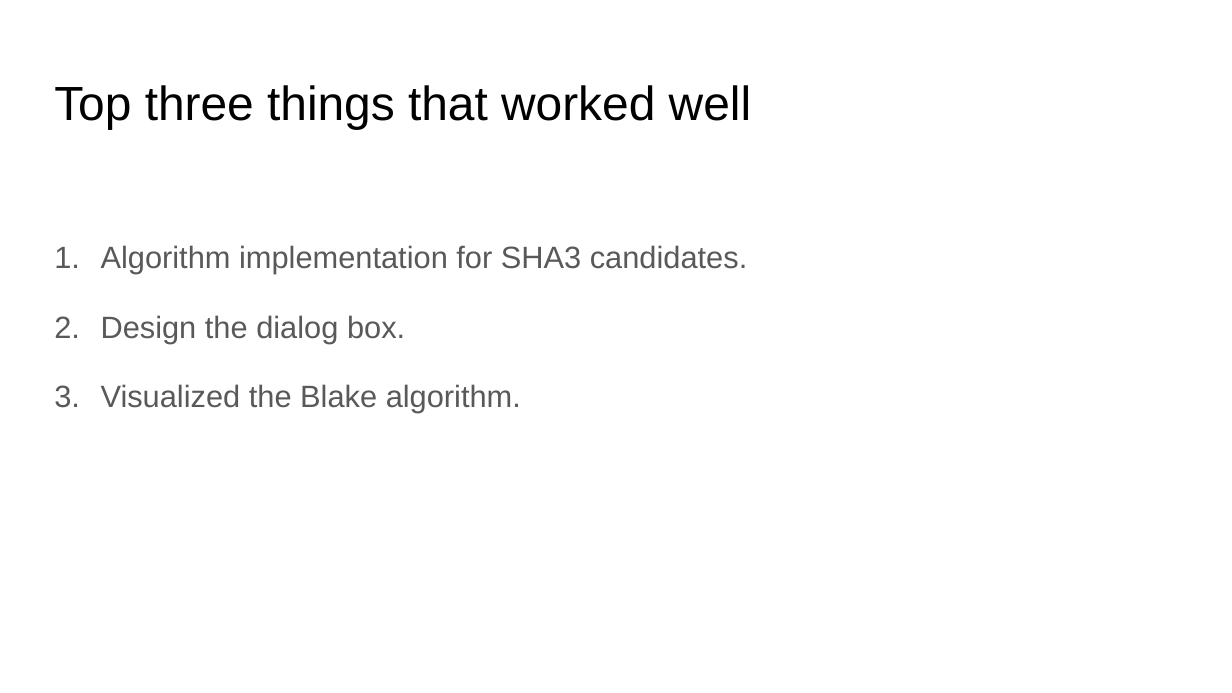
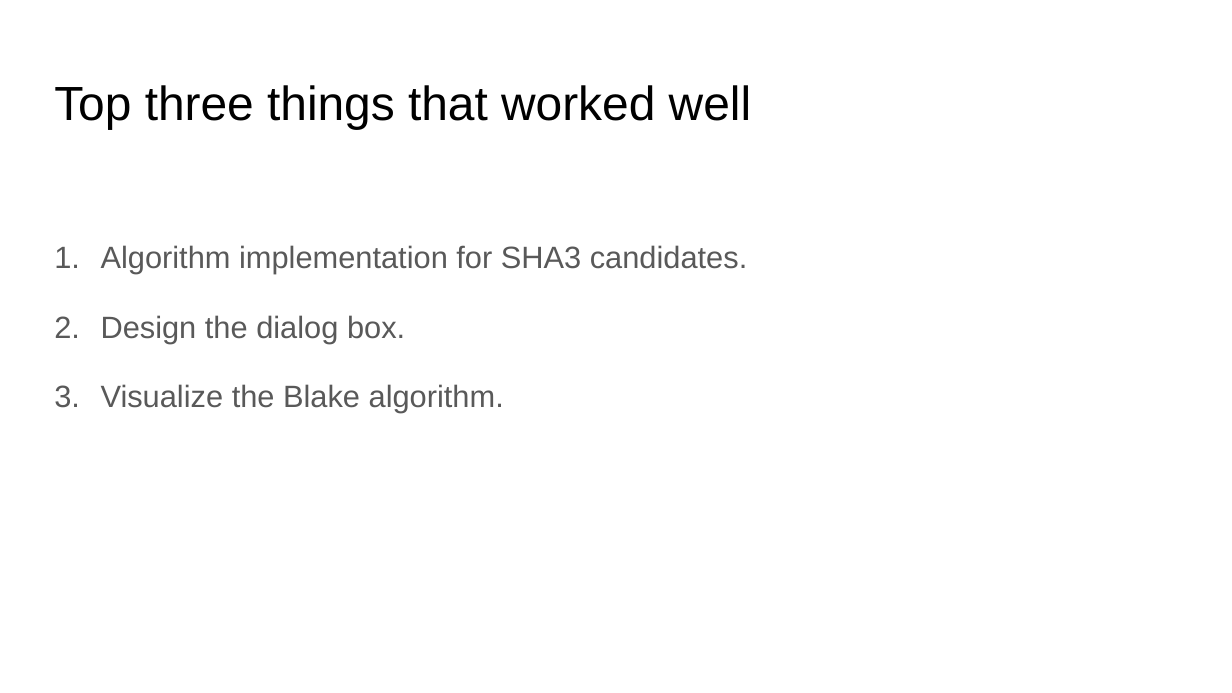
Before and after one commit to mlkromis/CryptologyProject, a slide deck: slide 12 of Final Presentation/Cryptology final Presentation.pptx. Drawn at 1232x693 pixels with LibreOffice and Linux fonts; fonts in the diff are those of the drawing. Boxes give left, top, right and bottom in pixels: in the first picture for what was removed or moved away, otherwise in the second. Text is boxed around its words. In the diff, an @@ line names an element or a change of style, - is before the commit and + after.

```diff
--- a/Final Presentation/Cryptology final Presentation.pptx
+++ b/Final Presentation/Cryptology final Presentation.pptx
@@ text at box(101, 384, 504, 413): text changed @@
-3. Visualized the Blake algorithm.
+3. Visualize the Blake algorithm.
```
Also in this commit, not shown: 4 other slides changed, 1 slide added, 3 other files.
